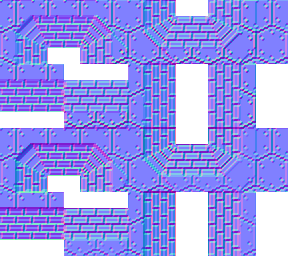
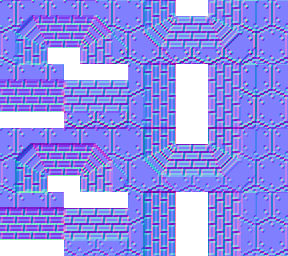
Before/after of a 288 x 256 layered artwork. What changed in the layer stack:
painted on "Background" over [256, 64, 288, 256]
